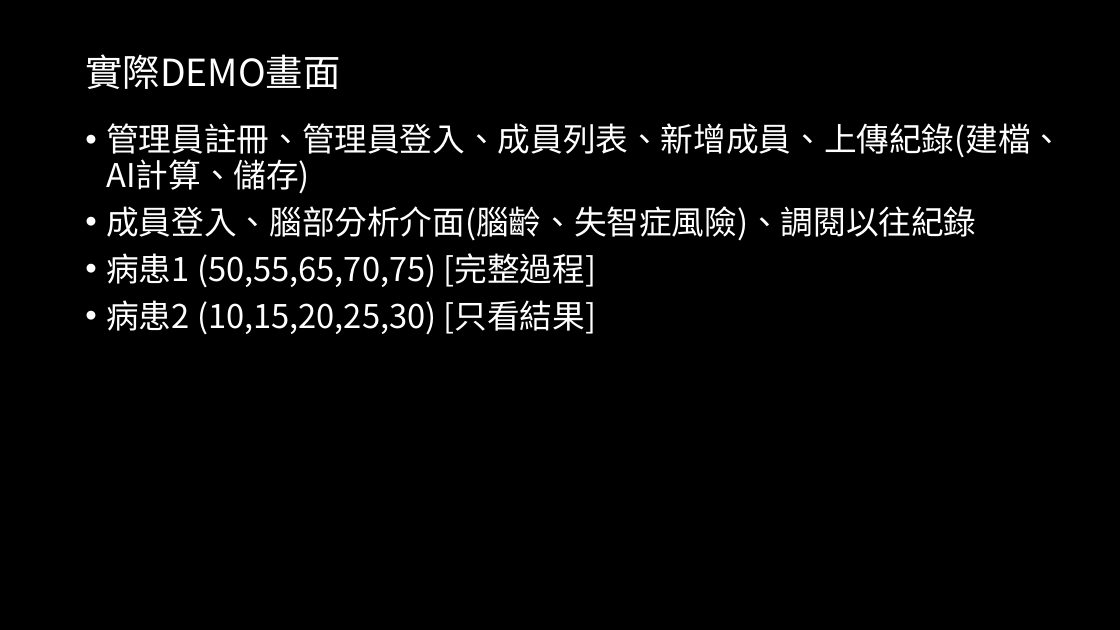
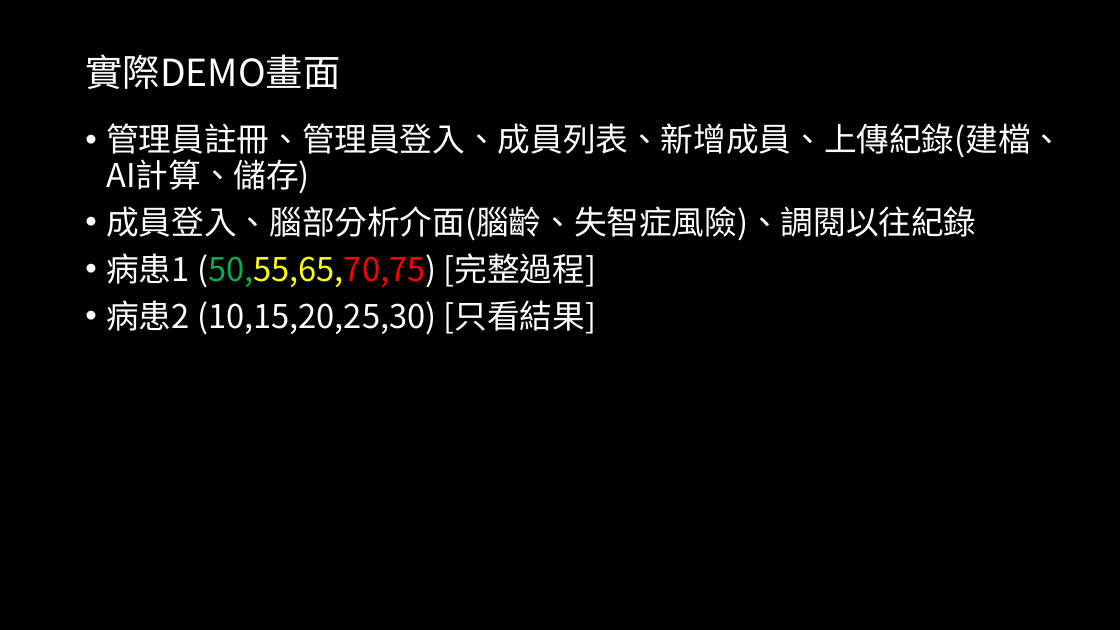
Before and after one commit to 1leo23/Product-packaging, a slide deck: slide 27 of 會議記錄/會議記錄.pptx (slide 25 before the commit). Drawn at 1120x630 pixels with LibreOffice and Linux fonts; fonts in the diff are those of the drawing. Boxes give left, top, right and bottom in pixels: in the first picture for what was removed or moved away, otherwise in the second. Text is boxed around its words. In the diff, an @@ line names an element or a change of style, - is before the commit and + after.

```diff
--- a/會議記錄/會議記錄.pptx
+++ b/會議記錄/會議記錄.pptx
@@ text at [106, 253, 597, 287]: text colour #FFFFFF to #00B050, text colour #FFFFFF to #FFFF00, text colour #FFFFFF to #FF0000 in "(50,55,65,70,75)" @@
```
Also in this commit, not shown: 1 other slide changed, 2 slides added.
